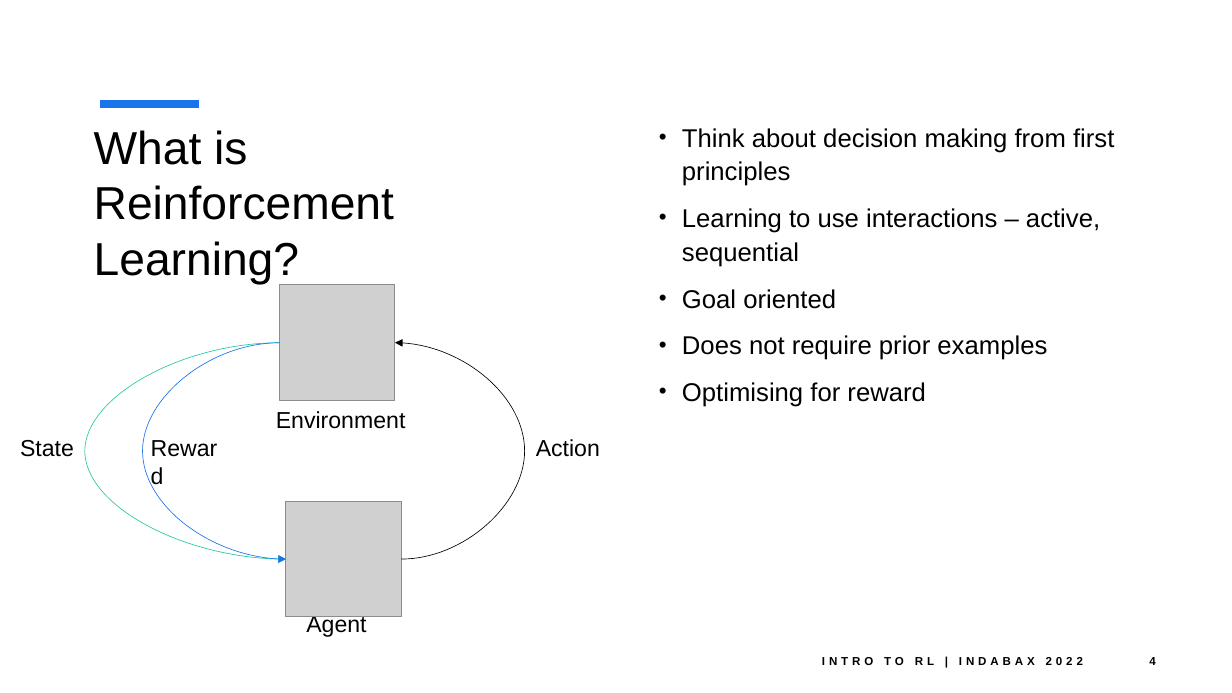
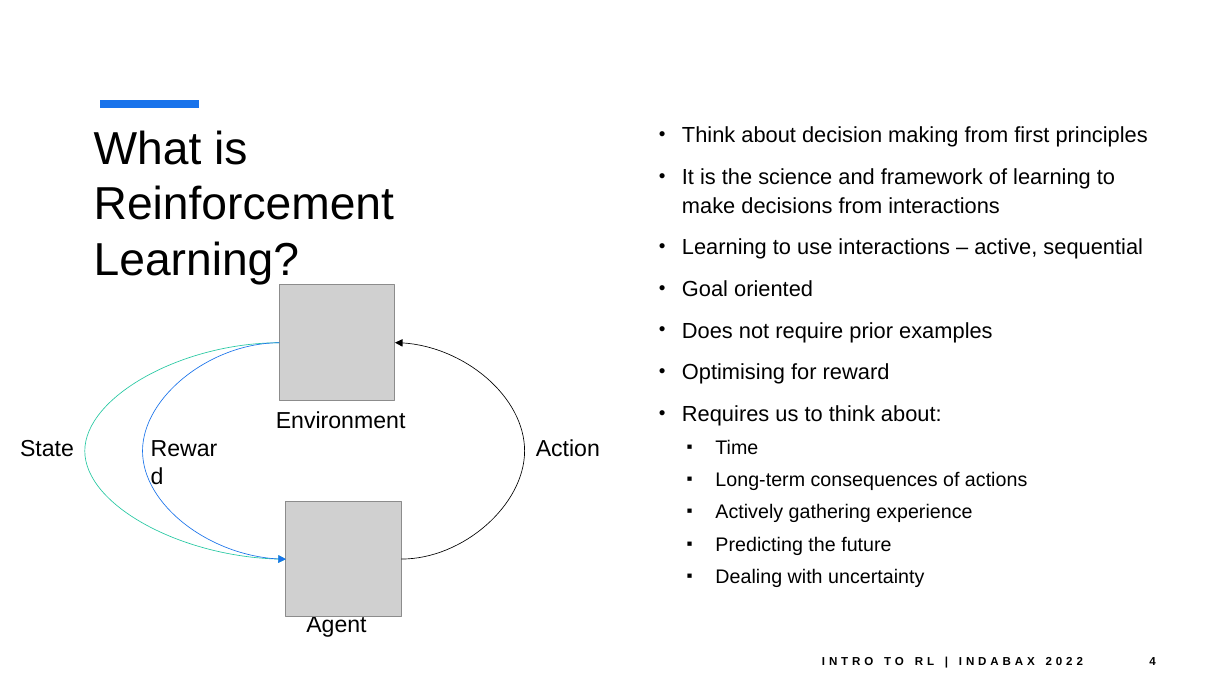
Before and after one commit to ashwineepandey/talk-indabax-2022, a slide deck: slide 4 of IntroToReinforcementLearning_IndabaX2022_001.pptx. Drawn at 1232x693 pixels with LibreOffice and Linux fonts; fonts in the diff are those of the drawing; grey boxes stand for pictures. Boxes give left, top, right and bottom in pixels: in the first picture for what was removed or moved away, otherwise in the second. Text is boxed around its words. In the diff, an @@ line names an element or a change of style, - is before the commit and + after.

```diff
--- a/IntroToReinforcementLearning_IndabaX2022_001.pptx
+++ b/IntroToReinforcementLearning_IndabaX2022_001.pptx
@@ text at <box>682,126,1148,384</box>: size 20 to 17 pt in "Think about decision making from first principles", "Learning to use interactions – active, sequential", "Goal oriented", "Does not require prior examples" and 1 more places @@
@@ text at <box>682,168,1115,214</box>: paragraph added @@
+• It is the science and framework of learning to make decisions from interactions
@@ text at <box>682,405,1027,587</box>: paragraphs added @@
+• Requires us to think about:
+  ▪ Time
+  ▪ Long-term consequences of actions
+  ▪ Actively gathering experience
+  ▪ Predicting the future
+  ▪ Dealing with uncertainty
```
Also in this commit, not shown: 5 other slides changed, 2 slides added, 2 slides removed, 1 other file.
